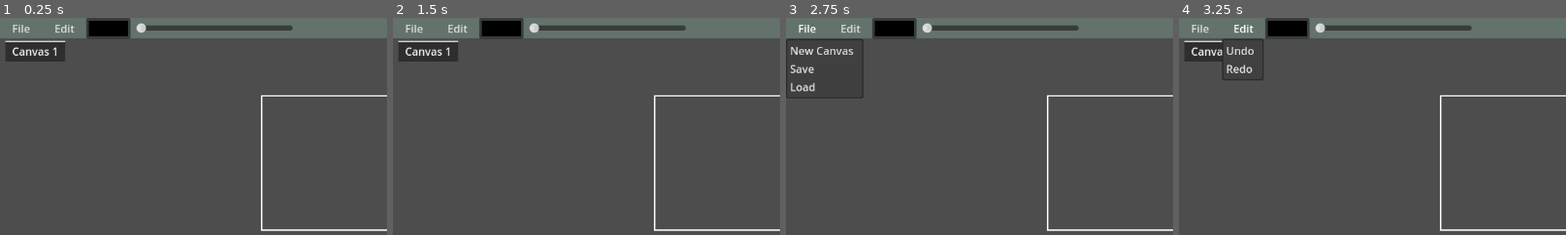
Above: before the commit, frames 1-4 (left to right).
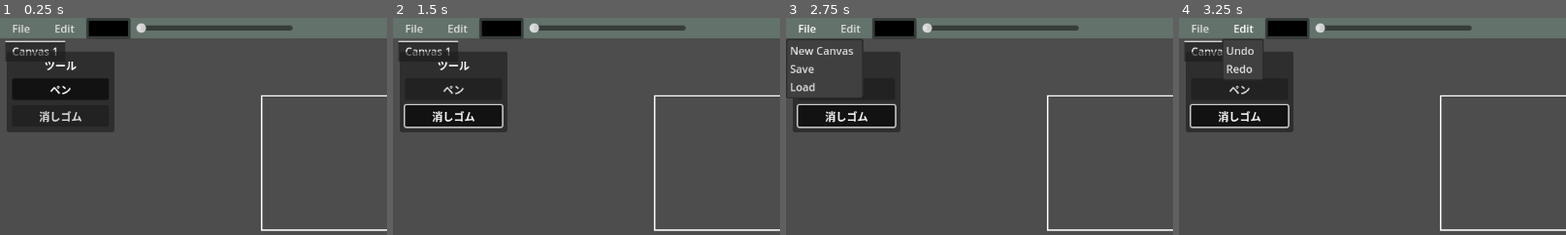
Above: after the commit, the same moments.

Repository: UnchiBurio/peintosoftGodot
Game: Godot game, scene res://Main.tscn
The game is run twice, just before and just after one commit, with the same random seed, the same clock (stepped at 60 frames per second) and the same inputs.
Inputs (mouse positions are % of the whole screen's width and height, from its top left):
- Up to frame 1 (0.25 s): no input
- Up to frame 2 (1.5 s): click (8, 16) at 0.5 s, where only the run after the commit has a clickable "ペン"; click (8, 23) at 1.25 s, where only the run after the commit has a clickable "消しゴム"
- Up to frame 3 (2.75 s): click "File" at 2 s
- Up to frame 4 (3.25 s): click "Edit" at 2.75 s
The pictures show only the part of the screen within x 0-50%, y 0-50%; the shares and areas given below are measured in that part.

The runs differ from the first frame. In frame 1, 9.7% of the frame differs, in the area x 1-30%, y 15-53%; in frame 2, 9.5%; in frame 3, 6.2%; in frame 4, 8.4%.

Commit message:
Make tool window draggable

Diff:
--- /dev/null
+++ b/DraggablePanel.gd
@@ -0,0 +1,26 @@
+# DraggablePanel.gd
+extends PanelContainer
+
+var dragging := false
+var drag_start_position := Vector2.ZERO
+
+func _ready():
+	mouse_filter = Control.MOUSE_FILTER_STOP
+	gui_input.connect(_on_gui_input)
+
+func _on_gui_input(event: InputEvent):
+	if event is InputEventMouseButton and event.button_index == MOUSE_BUTTON_LEFT:
+		if event.pressed:
+			dragging = true
+			drag_start_position = get_global_mouse_position() - position
+		else:
+			dragging = false
+	elif event is InputEventMouseMotion and dragging:
+		position = get_global_mouse_position() - drag_start_position
+		_clamp_to_viewport()
+
+func _clamp_to_viewport():
+	var viewport_size = get_viewport_rect().size
+	var clamped_x = clamp(position.x, 0, viewport_size.x - size.x)
+	var clamped_y = clamp(position.y, 0, viewport_size.y - size.y)
+	position = Vector2(clamped_x, clamped_y)
--- a/Main.gd
+++ b/Main.gd
@@ -8,6 +8,8 @@
 @onready var navigator_viewport: SubViewport = $NavigatorViewport
 @onready var navigator_texture_rect: TextureRect = $NavigatorTextureRect
 @onready var layer_manager = $VBoxContainer/LayerManagerScene
+@onready var brush_button: Button = $ToolWindow/MarginContainer/VBoxContainer/BrushButton
+@onready var eraser_button: Button = $ToolWindow/MarginContainer/VBoxContainer/EraserButton
 
 var active_paint_canvas: Node2D = null
 
@@ -20,6 +22,7 @@
 # ツールの状態
 enum Tool {BRUSH, ERASER}
 var current_tool = Tool.BRUSH
+var tool_button_group: ButtonGroup
 
 # ツールパラメータ
 static var stroke_color = Color.BLACK
@@ -64,6 +67,8 @@
 	var layer_btn = find_child("LayerButton", true, false)
 	if layer_btn:
 		layer_btn.pressed.connect(func(): layer_manager.show())
+
+	_setup_tool_buttons()
 
 
 func _on_navigator_draw():
@@ -205,10 +210,38 @@
 	stroke_width = value
 
 func _on_brush_button_pressed():
-	current_tool = Tool.BRUSH
+	_set_tool(Tool.BRUSH)
 
 func _on_eraser_button_pressed():
-	current_tool = Tool.ERASER
+	_set_tool(Tool.ERASER)
+
+func _set_tool(tool: Tool):
+	current_tool = tool
+	_update_tool_buttons()
+
+func _setup_tool_buttons():
+	if !brush_button or !eraser_button:
+		return
+
+	if brush_button.button_group:
+		tool_button_group = brush_button.button_group
+	elif eraser_button.button_group:
+		tool_button_group = eraser_button.button_group
+	else:
+		tool_button_group = ButtonGroup.new()
+
+	brush_button.toggle_mode = true
+	eraser_button.toggle_mode = true
+	brush_button.button_group = tool_button_group
+	eraser_button.button_group = tool_button_group
+	_update_tool_buttons()
+
+func _update_tool_buttons():
+	if !brush_button or !eraser_button:
+		return
+
+	brush_button.button_pressed = current_tool == Tool.BRUSH
+	eraser_button.button_pressed = current_tool == Tool.ERASER
 
 func _on_canvas_updated():
 	if show_navigator:
--- a/Main.tscn
+++ b/Main.tscn
@@ -1,8 +1,11 @@
-[gd_scene load_steps=4 format=3 uid="uid://dplna0ffyccau"]
+[gd_scene load_steps=6 format=3 uid="uid://dplna0ffyccau"]
 
 [ext_resource type="Script" uid="uid://b24bdijxg858m" path="res://Main.gd" id="1_main"]
 [ext_resource type="Script" uid="uid://ctljkh2c0d1p5" path="res://DraggableNavigator.gd" id="2_6pmi3"]
 [ext_resource type="PackedScene" uid="uid://dijdpgcxp8ebt" path="res://canvas/layer_manager_scene.tscn" id="2_r0du0"]
+[ext_resource type="Script" path="res://DraggablePanel.gd" id="3_ticcg"]
+
+[sub_resource type="ButtonGroup" id="ButtonGroup_blarn"]
 
 [node name="Main" type="Control"]
 layout_mode = 3
@@ -81,6 +84,46 @@
 offset_right = 435.0
 offset_bottom = 23.0
 
+[node name="ToolWindow" type="PanelContainer" parent="."]
+layout_mode = 0
+offset_left = 10.0
+offset_top = 50.0
+offset_right = 170.0
+offset_bottom = 150.0
+custom_minimum_size = Vector2(160, 100)
+script = ExtResource("3_ticcg")
+
+[node name="MarginContainer" type="MarginContainer" parent="ToolWindow"]
+layout_mode = 2
+theme_override_constants/margin_left = 8
+theme_override_constants/margin_top = 8
+theme_override_constants/margin_right = 8
+theme_override_constants/margin_bottom = 8
+
+[node name="VBoxContainer" type="VBoxContainer" parent="ToolWindow/MarginContainer"]
+layout_mode = 2
+theme_override_constants/separation = 8
+alignment = 1
+
+[node name="ToolLabel" type="Label" parent="ToolWindow/MarginContainer/VBoxContainer"]
+layout_mode = 2
+text = "ツール"
+horizontal_alignment = 1
+
+[node name="BrushButton" type="Button" parent="ToolWindow/MarginContainer/VBoxContainer"]
+layout_mode = 2
+size_flags_horizontal = 3
+toggle_mode = true
+button_group = SubResource("ButtonGroup_blarn")
+text = "ペン"
+
+[node name="EraserButton" type="Button" parent="ToolWindow/MarginContainer/VBoxContainer"]
+layout_mode = 2
+size_flags_horizontal = 3
+toggle_mode = true
+button_group = SubResource("ButtonGroup_blarn")
+text = "消しゴム"
+
 [node name="NavigatorViewport" type="SubViewport" parent="."]
 size = Vector2i(200, 200)
 render_target_update_mode = 4
@@ -94,5 +137,7 @@
 theme_type_variation = &"PanelContainer"
 script = ExtResource("2_6pmi3")
 
+[connection signal="pressed" from="ToolWindow/MarginContainer/VBoxContainer/BrushButton" to="." method="_on_brush_button_pressed"]
+[connection signal="pressed" from="ToolWindow/MarginContainer/VBoxContainer/EraserButton" to="." method="_on_eraser_button_pressed"]
 [connection signal="color_changed" from="ColorPickerButton" to="." method="_on_color_picker_color_changed"]
 [connection signal="value_changed" from="HSlider" to="." method="_on_h_slider_value_changed"]
--- a/canvas/CanvasInput.gd
+++ b/canvas/CanvasInput.gd
@@ -48,7 +48,7 @@
 			paint_canvas._update_move(event.position)
 			paint_canvas.get_viewport().set_input_as_handled()
 		elif paint_canvas.is_drawing and paint_canvas._is_position_in_canvas(last_input_position):
-			paint_canvas.commit_line(paint_canvas.last_draw_position, last_input_position, Main.stroke_color, Main.stroke_width)
+			paint_canvas.commit_line(paint_canvas.last_draw_position, last_input_position, _get_stroke_color_for_tool(main), Main.stroke_width)
 			paint_canvas.last_draw_position = last_input_position
 		elif is_connecting_points:
 			connection_end_point = last_input_position
@@ -131,7 +131,7 @@
 									paint_canvas._start_resize(edge, event.position)
 							else:
 								if !paint_canvas.is_drawing:
-									paint_canvas.commit_line(local_pos, local_pos, Main.stroke_color, Main.stroke_width)
+									paint_canvas.commit_line(local_pos, local_pos, _get_stroke_color_for_tool(main), Main.stroke_width)
 								paint_canvas.is_drawing = true
 								paint_canvas.last_draw_position = local_pos
 								last_input_position = local_pos
@@ -143,7 +143,7 @@
 							elif paint_canvas.is_drawing:
 								paint_canvas.is_drawing = false
 								if paint_canvas.last_draw_position != local_pos:
-									paint_canvas.commit_line(local_pos, local_pos, Main.stroke_color, Main.stroke_width)
+									paint_canvas.commit_line(local_pos, local_pos, _get_stroke_color_for_tool(main), Main.stroke_width)
 
 						paint_canvas.get_viewport().set_input_as_handled()
 
@@ -191,6 +191,9 @@
 		elif event.keycode == KEY_C and event.ctrl_pressed:
 			paint_canvas.canvas_draw.clear_stroke_guide()
 
+func _get_stroke_color_for_tool(main: Main) -> Color:
+	return Main.stroke_color if main.current_tool == Main.Tool.BRUSH else Color.TRANSPARENT
+
 func _check_grid_intersection(from: Vector2, to: Vector2):
 	if not paint_canvas._is_position_in_canvas(from) or not paint_canvas._is_position_in_canvas(to):
 		return
